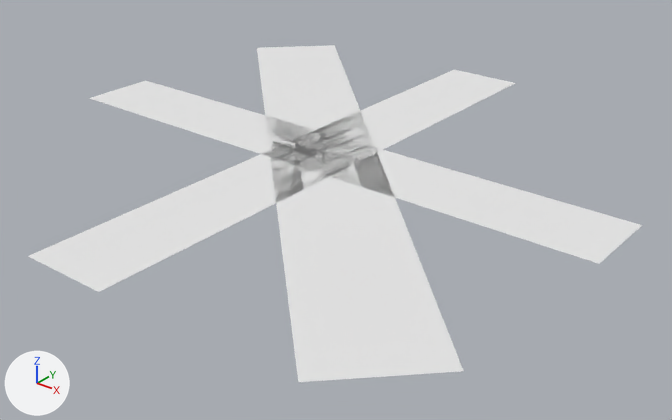
An edit to the OBJ model Practica1/Practica1/Models/Nuevo/pavimento.obj, drawn before and after from the same camera.
One viewpoint serves both versions: a 50 mm lens placed at (122.1, -147.5, 78.4), pointed at (5.9, -2.2, -11.7). Every picture has the same lights, and +X, +Y and +Z are marked at lower left. Where no turn or scale is listed for an object, it has been applied to the vertices.
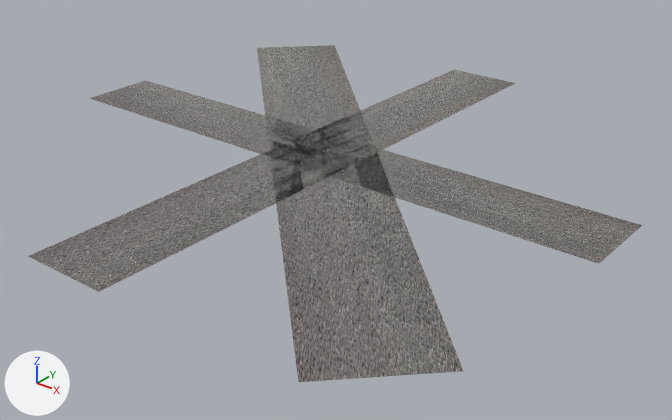
The change, as a list of edits to the scene's bpy script:
```text
Add img_pavimento2_png:
    img_pavimento2_png = load_image('pavimento2.png', '../../Textures/pavimento2.png', 931, 616, 'sRGB')
Add mat_material__383:
    mat_material__383 = principled_material('Material__383')
    mat_material__383.texture = img_pavimento2_png
    mat_material__383.roughness = 0.0
Change me_plane002:
    where me_plane002.from_pydata(...)  # 25 vertices, 32 faces; spans x -9.6..9.9, y -69.2..70.0, z 0.0
    remove me_plane002.materials.append(mat_material__120)  # white #e7e7e7
    add me_plane002.materials.append(mat_material__383)  # picture img_pavimento2_png
Change me_plane003:
    where me_plane003.from_pydata(...)  # 25 vertices, 32 faces; spans x -69.4..69.6, y -9.3..9.6, z 0.0
    remove me_plane003.materials.append(mat_material__120)  # white #e7e7e7
    add me_plane003.materials.append(mat_material__383)  # picture img_pavimento2_png
Change me_plane004:
    where me_plane004.from_pydata(...)  # 25 vertices, 32 faces; spans x -67.6..68.0, y -67.4..68.2, z 0.0
    remove me_plane004.materials.append(mat_material__120)  # white #e7e7e7
    add me_plane004.materials.append(mat_material__383)  # picture img_pavimento2_png
```

Boxes (x1, y1, x2, y2) around the edits, measured in the pictures (672 x 420 px):
'Plane004', recoloured (white to grey): (257, 45, 463, 382) in both
'Plane002', recoloured (white to grey): (28, 70, 515, 292) in both
'Plane003', recoloured (white to grey): (89, 80, 642, 264) in both
